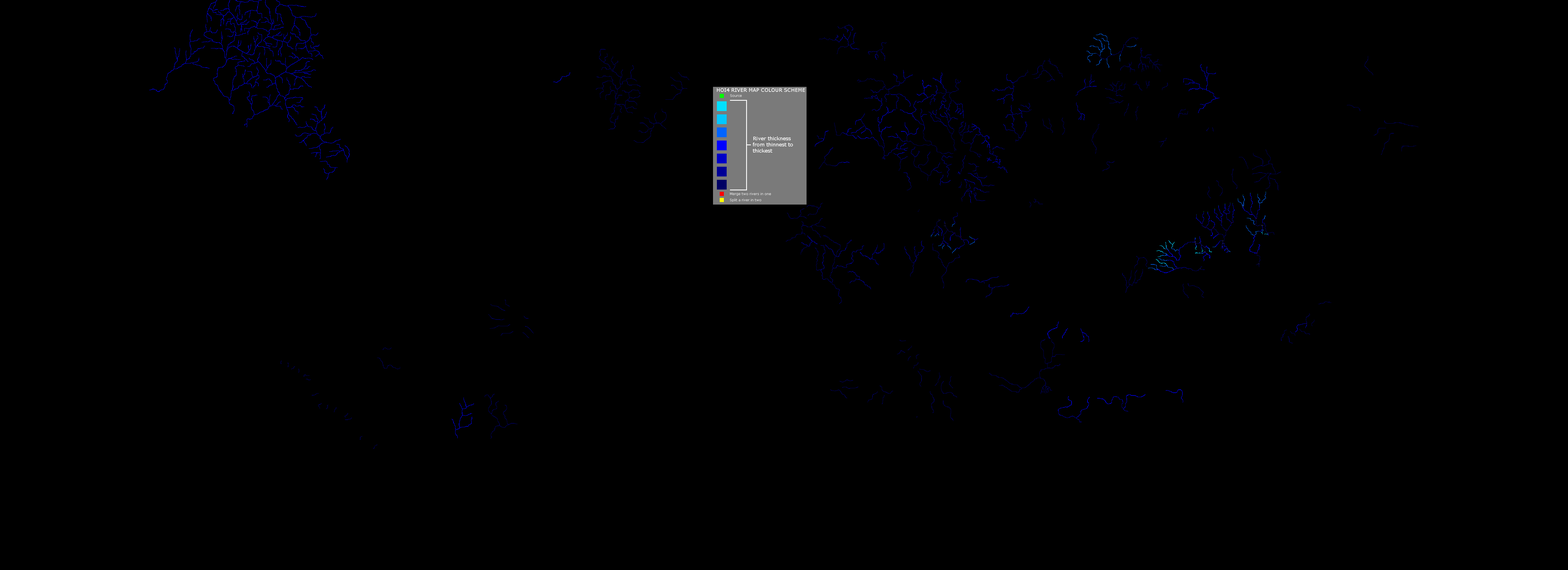
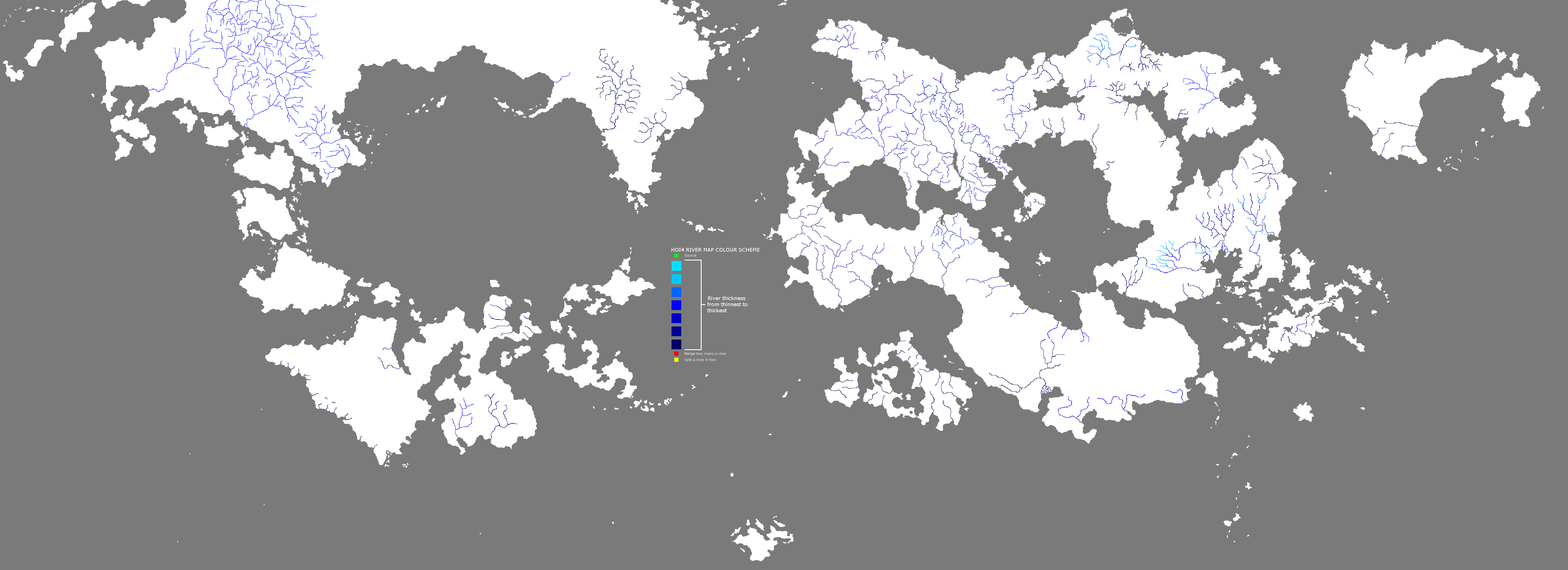
Comparing the layer stacks of the two 1568px x 570px images. Changes:
painted on "Color" over [671, 86, 807, 362]
painted on "Rivers" over [0, 0, 1568, 570]
